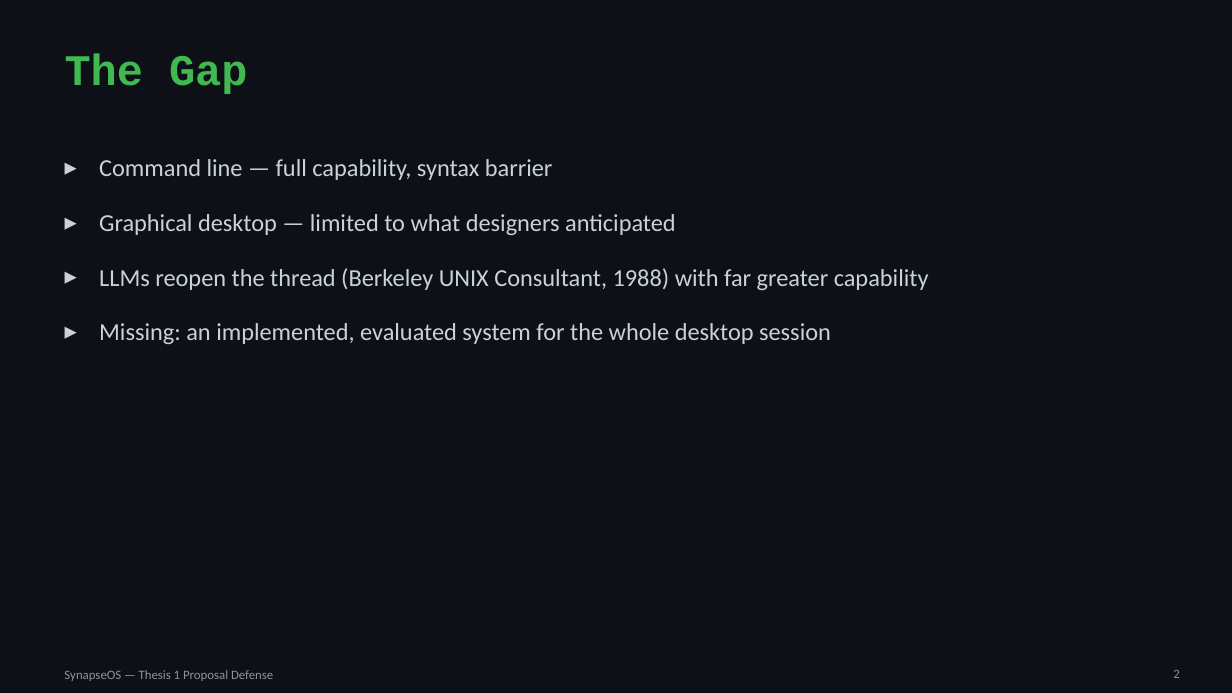
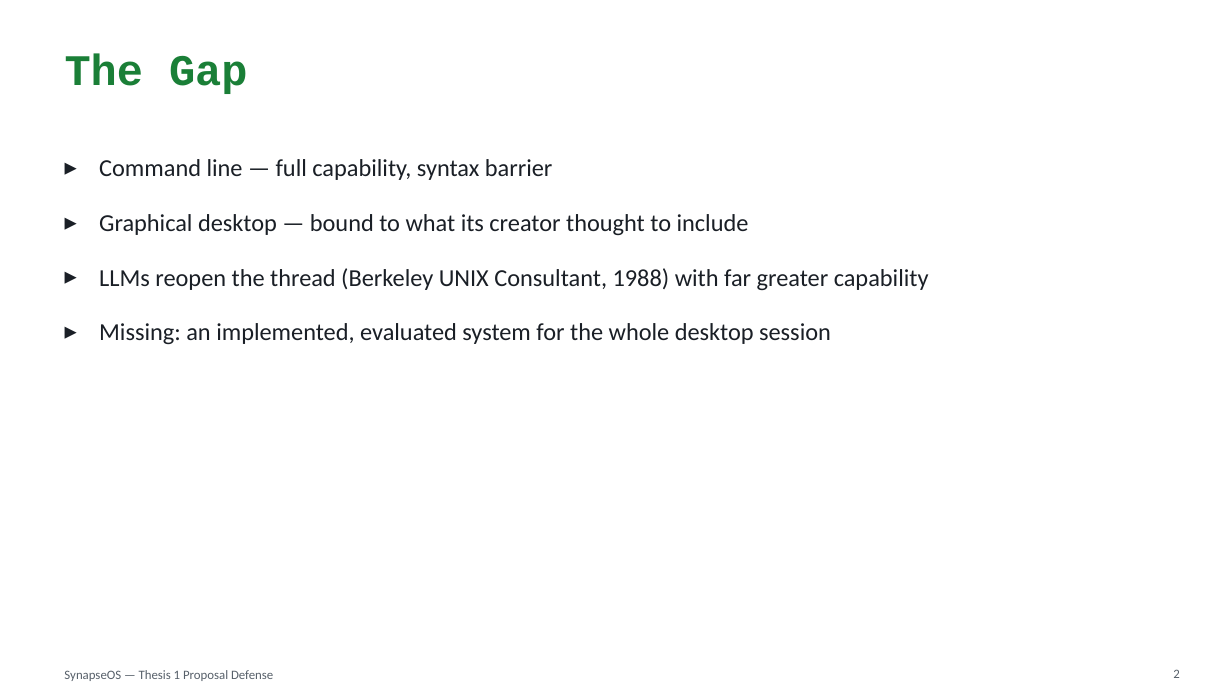
Before and after one commit to willardcsoriano/thesis, a slide deck: slide 2 of thesis 1/defense/SynapseOS_Proposal_Defense.pptx. Drawn at 1232x693 pixels with LibreOffice and Linux fonts; fonts in the diff are those of the drawing. Boxes give left, top, right and bottom in pixels: in the first picture for what was removed or moved away, otherwise in the second. Text is boxed around its words. In the diff, an @@ line names an element or a change of style, - is before the commit and + after.

```diff
--- a/thesis 1/defense/SynapseOS_Proposal_Defense.pptx
+++ b/thesis 1/defense/SynapseOS_Proposal_Defense.pptx
@@ background #0D1117 to #FFFFFF @@
@@ title "The Gap" at box(65, 53, 247, 94): text colour #3FB950 to #1A7F37 @@
@@ text at box(99, 159, 929, 344): text colour #C9D1D9 to #1A1F26 in "Command line — full capability, syntax barrier", "LLMs reopen the thread (Berkeley UNIX Consultant, ...", "Missing: an implemented, evaluated system for the ..." @@
@@ text at box(99, 214, 749, 235): text changed; text colour #C9D1D9 to #1A1F26 @@
-▸ Graphical desktop — limited to what designers anticipated
+▸ Graphical desktop — bound to what its creator thought to include
@@ text "SynapseOS — Thesis 1 Proposal ..." at box(64, 670, 273, 681): text colour #8B949E to #57606A @@
@@ page number at box(1173, 669, 1179, 678): text colour #8B949E to #57606A @@
```
Also in this commit, not shown: 14 other slides changed, 1 slide added, 1 slide removed, 4 other files.
